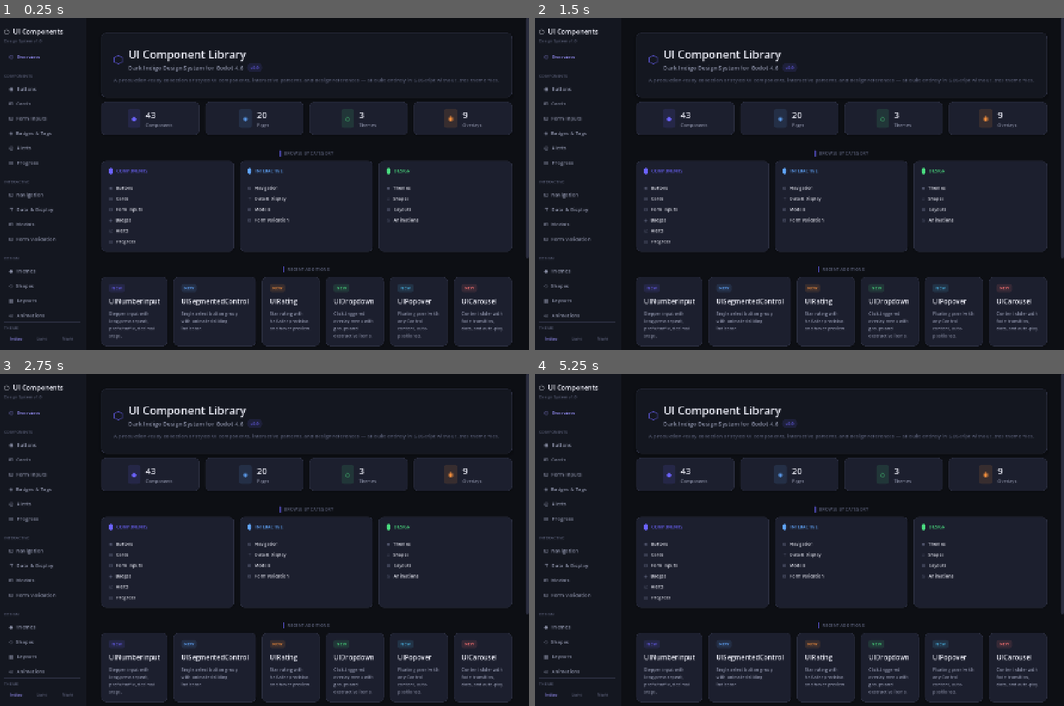
Above: before the commit, frames 1-4 (two rows, left to right).
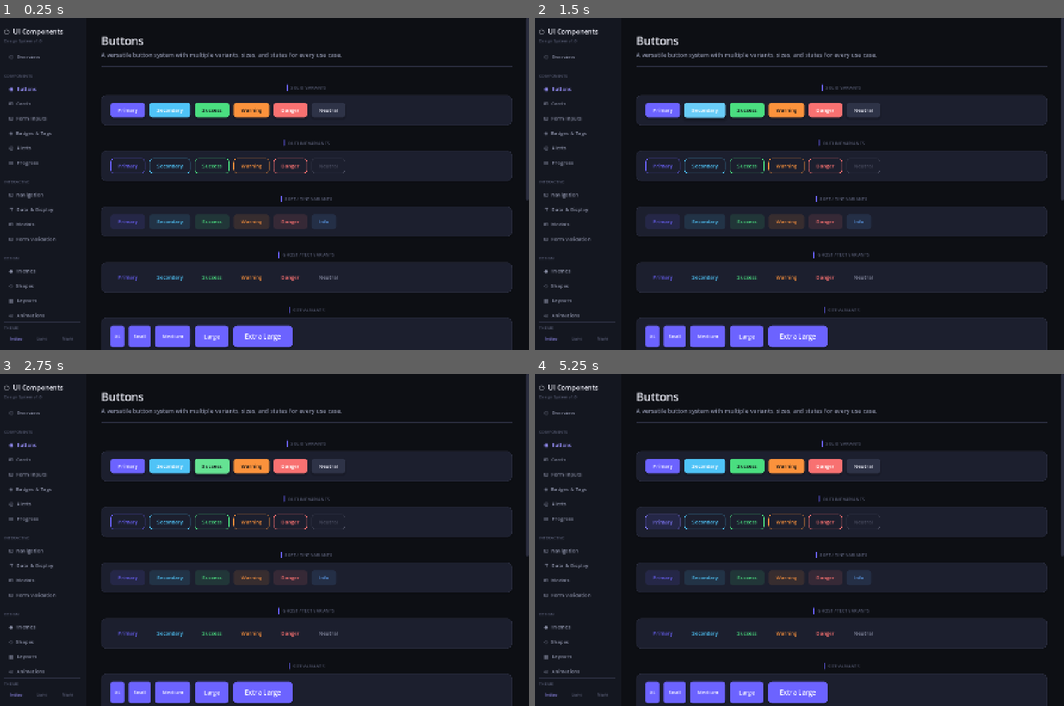
Above: after the commit, the same moments.

Repository: Cai-ki/godot-component-library
Game: Godot game, scene res://scenes/main.tscn
Same seed, same stepped clock (60 frames per second), same inputs: the game is played once before the commit and once after it.
Inputs (mouse positions are in pixels of both pictures, inside the frame that each line leads up to):
- Up to frame 1 (0.25 s): no input
- Up to frame 2 (1.5 s): click (661, 110) at 0.5 s, where only the run after the commit has a clickable "Primary"; click (704, 110) at 1.25 s, where only the run after the commit has a clickable "Secondary"
- Up to frame 3 (2.75 s): click (211, 466) at 2 s, where only the run after the commit has a clickable "Success"
- Up to frame 4 (5.25 s): click (788, 466) at 2.75 s, where only the run after the commit has a clickable "Warning"; click (825, 466) at 3.5 s, where only the run after the commit has a clickable "Danger"; click (862, 466) at 4.25 s, where only the run after the commit has a clickable "Neutral"; click (661, 523) at 5 s, where only the run after the commit has a clickable "Primary"

The runs differ from the first frame. In frame 1, 33% of the frame differs, in the area x 1-100%, y 4-100%; in frame 2, 33%; in frame 3, 33%; in frame 4, 33%.

Commit message:
feat: Add micro-interactions and smooth tween scaling to UI buttons

Diff:
--- a/components/button/ui_button.gd
+++ b/components/button/ui_button.gd
@@ -24,10 +24,17 @@
 	set(v): is_loading = v; if is_inside_tree(): _apply_loading()
 
 var _saved_text: String = ""
+var _tween: Tween
 
 func _ready() -> void:
 	focus_mode = Control.FOCUS_NONE
 	_apply_styles()
+
+	connect("mouse_entered", _on_hover_in)
+	connect("mouse_exited", _on_hover_out)
+	connect("button_down", _on_press_down)
+	connect("button_up", _on_press_up)
+	connect("resized", _on_resized)
 
 # ── Public API ────────────────────────────────────
 func set_loading(v: bool) -> void:
@@ -75,8 +82,8 @@
 		s.border_color = bc
 	if shadow > 0:
 		s.shadow_size = shadow
-		s.shadow_color = Color(0, 0, 0, 0.22)
-		s.shadow_offset = Vector2(0, shadow * 0.4)
+		s.shadow_color = Color(0, 0, 0, 0.15)
+		s.shadow_offset = Vector2(0, shadow * 0.6)
 	return s
 
 func _apply_styles() -> void:
@@ -134,3 +141,33 @@
 			text = _saved_text
 			_saved_text = ""
 		disabled = false
+
+# ── Micro-Interactions ────────────────────────────
+func _on_resized() -> void:
+	pass
+
+func _animate_scale(target: Vector2, duration: float = 0.15) -> void:
+	pivot_offset = (size / 2.0).round()
+	if _tween and _tween.is_valid():
+		_tween.kill()
+	_tween = create_tween()
+	_tween.set_trans(Tween.TRANS_CUBIC)
+	_tween.set_ease(Tween.EASE_OUT)
+	_tween.tween_property(self, "scale", target, duration)
+
+func _on_hover_in() -> void:
+	if disabled or is_loading: return
+	_animate_scale(Vector2(1.015, 1.015), 0.45)
+
+func _on_hover_out() -> void:
+	if disabled or is_loading: return
+	_animate_scale(Vector2(1.0, 1.0), 0.45)
+
+func _on_press_down() -> void:
+	if disabled or is_loading: return
+	_animate_scale(Vector2(0.97, 0.97), 0.1)
+
+func _on_press_up() -> void:
+	if disabled or is_loading: return
+	var target = Vector2(1.015, 1.015) if is_hovered() else Vector2(1.0, 1.0)
+	_animate_scale(target, 0.25)
--- a/scripts/helpers.gd
+++ b/scripts/helpers.gd
@@ -40,6 +40,36 @@
 		s.content_margin_bottom = py
 	return s
 
+static func _animate_scale(btn: Button, target: Vector2, duration: float) -> void:
+	btn.pivot_offset = (btn.size / 2.0).round()
+	if btn.has_meta("scale_tween"):
+		var old_t: Tween = btn.get_meta("scale_tween")
+		if old_t and old_t.is_valid():
+			old_t.kill()
+	var t := btn.create_tween()
+	btn.set_meta("scale_tween", t)
+	t.set_trans(Tween.TRANS_CUBIC).set_ease(Tween.EASE_OUT)
+	t.tween_property(btn, "scale", target, duration)
+
+static func _add_micro_interactions(btn: Button) -> void:
+	btn.mouse_entered.connect(func():
+		if btn.disabled: return
+		_animate_scale(btn, Vector2(1.015, 1.015), 0.45)
+	)
+	btn.mouse_exited.connect(func():
+		if btn.disabled: return
+		_animate_scale(btn, Vector2(1.0, 1.0), 0.45)
+	)
+	btn.button_down.connect(func():
+		if btn.disabled: return
+		_animate_scale(btn, Vector2(0.97, 0.97), 0.1)
+	)
+	btn.button_up.connect(func():
+		if btn.disabled: return
+		var target := Vector2(1.015, 1.015) if btn.is_hovered() else Vector2(1.0, 1.0)
+		_animate_scale(btn, target, 0.25)
+	)
+
 static func style_left_border(
 	bg: Color,
 	border_color: Color,
@@ -69,8 +99,8 @@
 	btn.text = text
 	btn.focus_mode = Control.FOCUS_NONE
 
-	var n := style(color, radius, 0, Color.TRANSPARENT, 4, Color(0, 0, 0, 0.25), Vector2(0, 2), px, py)
-	var h := style(color.lightened(0.15), radius, 0, Color.TRANSPARENT, 8, Color(0, 0, 0, 0.3), Vector2(0, 3), px, py)
+	var n := style(color, radius, 0, Color.TRANSPARENT, 4, Color(0, 0, 0, 0.15), Vector2(0, 4), px, py)
+	var h := style(color.lightened(0.15), radius, 0, Color.TRANSPARENT, 8, Color(0, 0, 0, 0.2), Vector2(0, 6), px, py)
 	var p := style(color.darkened(0.15), radius, 0, Color.TRANSPARENT, 0, Color.TRANSPARENT, Vector2.ZERO, px, py)
 	var d := style(UITheme.SURFACE_3, radius, 0, Color.TRANSPARENT, 0, Color.TRANSPARENT, Vector2.ZERO, px, py)
 
@@ -85,6 +115,7 @@
 	btn.add_theme_color_override("font_disabled_color", UITheme.TEXT_MUTED)
 	btn.add_theme_font_size_override("font_size", font_size)
 
+	_add_micro_interactions(btn)
 	parent.add_child(btn)
 	return btn
 
@@ -118,6 +149,7 @@
 	btn.add_theme_color_override("font_pressed_color", color)
 	btn.add_theme_font_size_override("font_size", font_size)
 
+	_add_micro_interactions(btn)
 	parent.add_child(btn)
 	return btn
 
@@ -151,6 +183,7 @@
 	btn.add_theme_color_override("font_pressed_color", color)
 	btn.add_theme_font_size_override("font_size", font_size)
 
+	_add_micro_interactions(btn)
 	parent.add_child(btn)
 	return btn
 
@@ -184,6 +217,7 @@
 	btn.add_theme_color_override("font_pressed_color", color)
 	btn.add_theme_font_size_override("font_size", font_size)
 
+	_add_micro_interactions(btn)
 	parent.add_child(btn)
 	return btn
 
--- a/scripts/main.gd
+++ b/scripts/main.gd
@@ -11,7 +11,7 @@
 
 func _ready() -> void:
 	_build_shell()
-	_navigate_to("home")
+	_navigate_to("buttons")
 
 
 # =============================================
Not shown, changed: .claude/skills/godot-development/references/component_library_api.md
Not shown, changed: CLAUDE.md
Not shown, changed: README.md
Not shown, changed: components/button/README.md
Not shown, added: plans/ui_optimization_and_art_design.md
